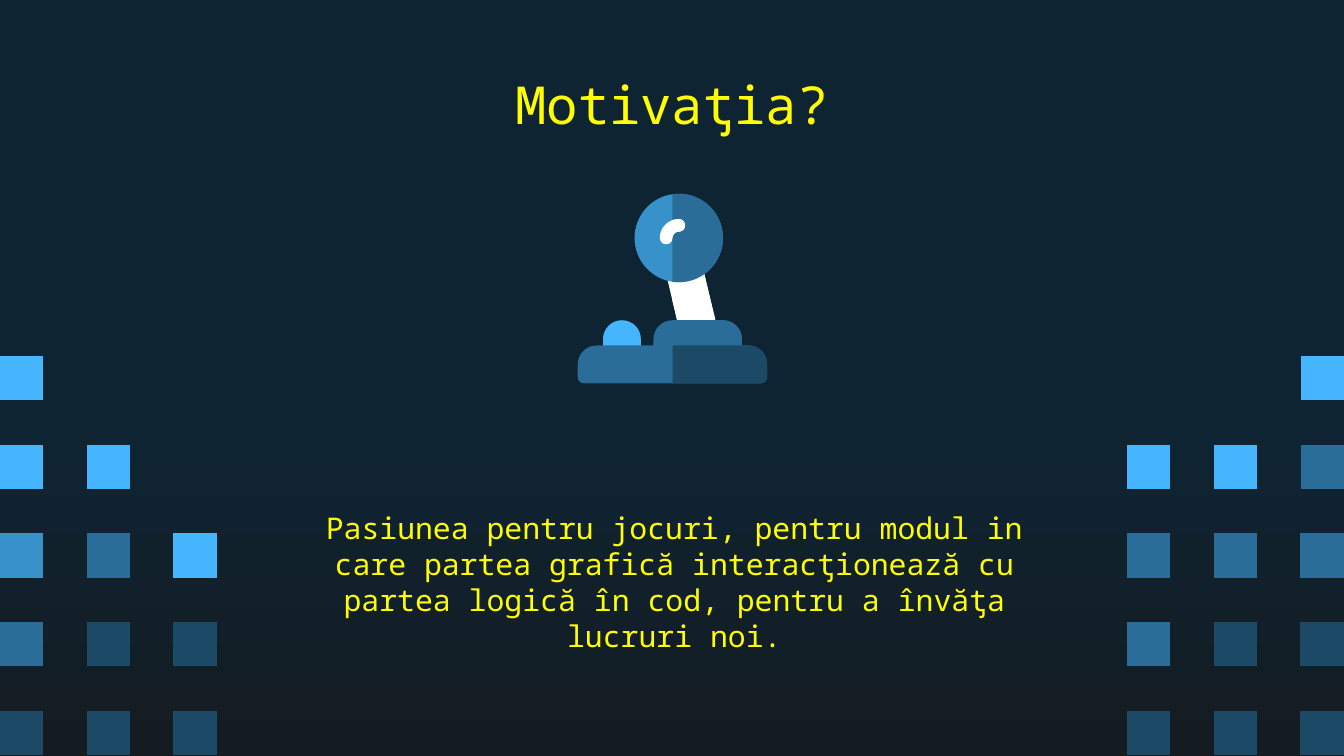
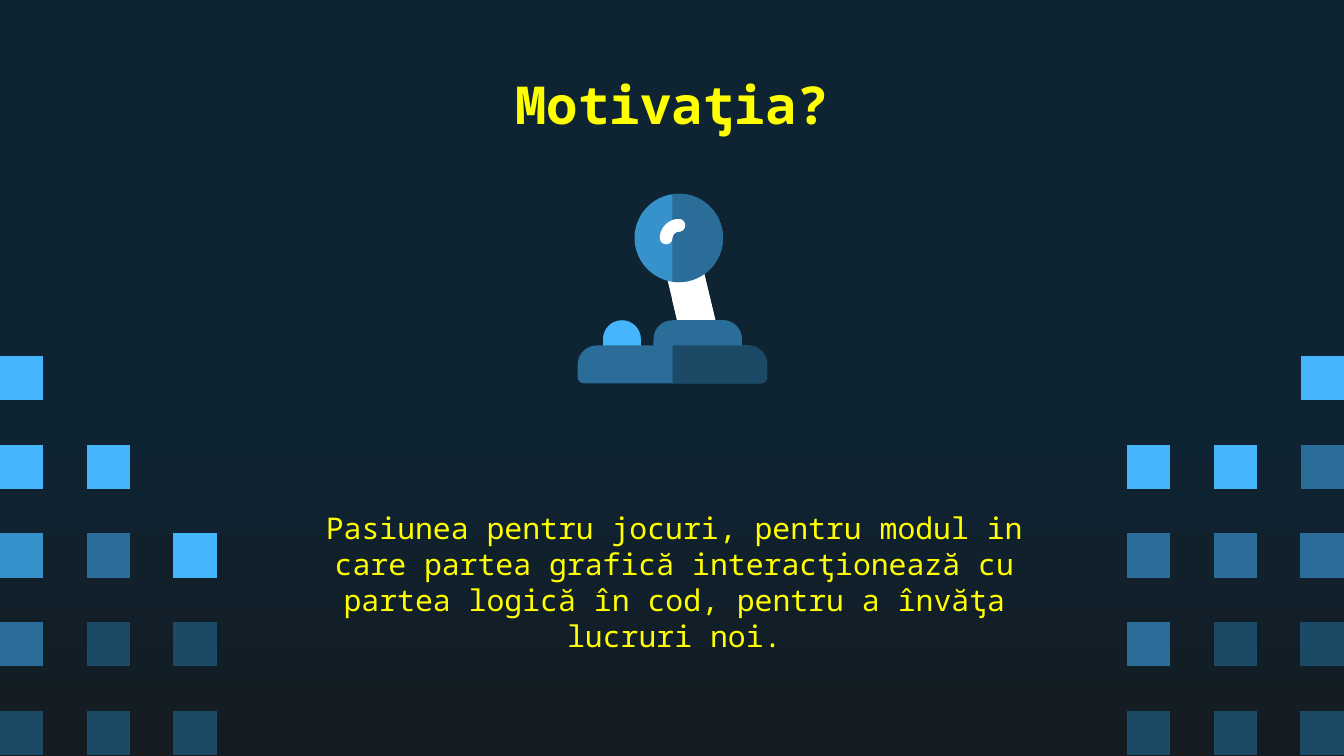
Before and after one commit to not-andrew/Python101_snake, a slide deck: slide 2 of Prezentare.pptx. Drawn at 1344x756 pixels with LibreOffice and Linux fonts; fonts in the diff are those of the drawing. Boxes give left, top, right and bottom in pixels: in the first picture for what was removed or moved away, otherwise in the second. Text is boxed around its words. In the diff, an @@ line names an element or a change of style, - is before the commit and + after.

```diff
--- a/Prezentare.pptx
+++ b/Prezentare.pptx
@@ title "Motivaƫia?" at <box>515,83,828,137</box>: bold on @@
```
Also in this commit, not shown: 2 other slides changed, 6 slides added, 7 slides removed.
